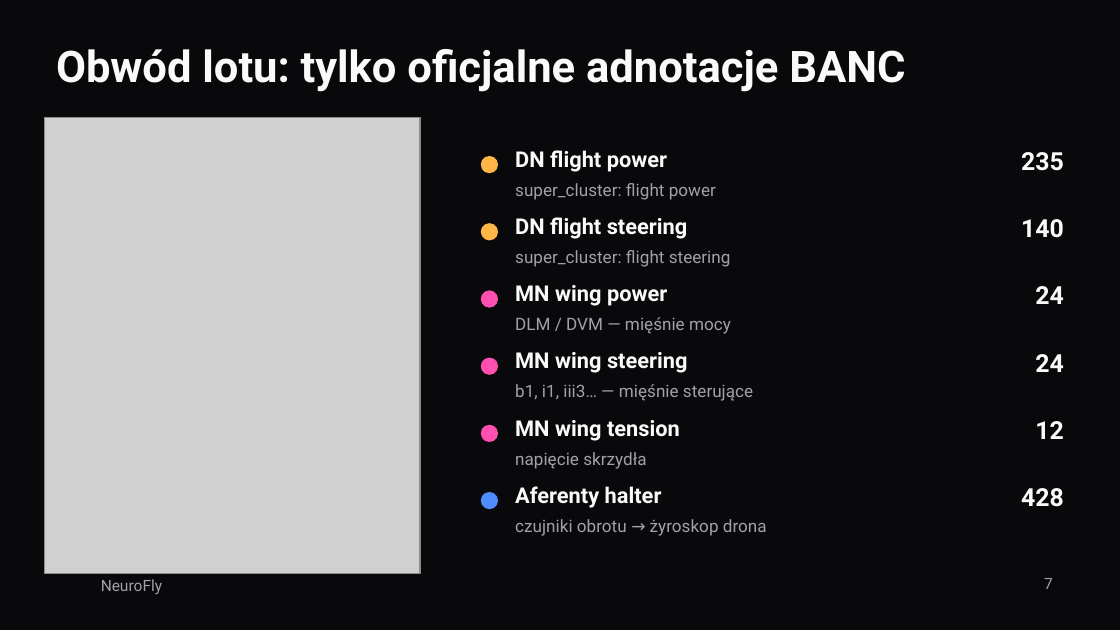
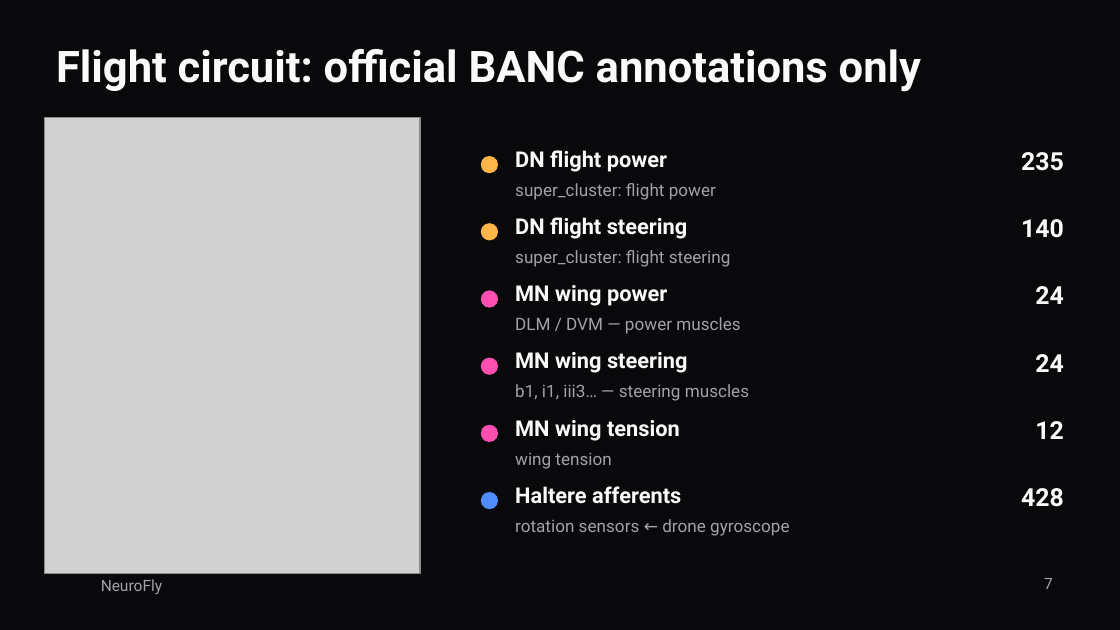
Before and after one commit to FalconDevX/neurofly, a slide deck: slide 7 of docs/prezentacja/NeuroFly.pptx. Drawn at 1120x630 pixels with LibreOffice and Linux fonts; fonts in the diff are those of the drawing; grey boxes stand for pictures; background and template pictures are left out. Boxes give left, top, right and bottom in pixels: in the first picture for what was removed or moved away, otherwise in the second. Text is boxed around its words. In the diff, an @@ line names an element or a change of style, - is before the commit and + after.

```diff
--- a/docs/prezentacja/NeuroFly.pptx
+++ b/docs/prezentacja/NeuroFly.pptx
@@ title at bbox=[56, 49, 921, 92]: text changed @@
-Obwód lotu: tylko oficjalne adnotacje BANC
+Flight circuit: official BANC annotations only
@@ text at bbox=[515, 317, 740, 334]: text changed @@
-DLM / DVM — mięśnie mocy
+DLM / DVM — power muscles
@@ text at bbox=[515, 384, 749, 401]: text changed @@
-b1, i1, iii3… — mięśnie sterujące
+b1, i1, iii3… — steering muscles
@@ text at bbox=[515, 452, 611, 469]: text changed @@
-napięcie skrzydła
+wing tension
@@ text at bbox=[515, 486, 681, 504]: text changed @@
-Aferenty halter
+Haltere afferents
@@ text at bbox=[515, 519, 789, 536]: text changed @@
-czujniki obrotu → żyroskop drona
+rotation sensors ← drone gyroscope
```
Also in this commit, not shown: 11 other slides changed, 3 slides added, 3 slides removed, 4 other files.
